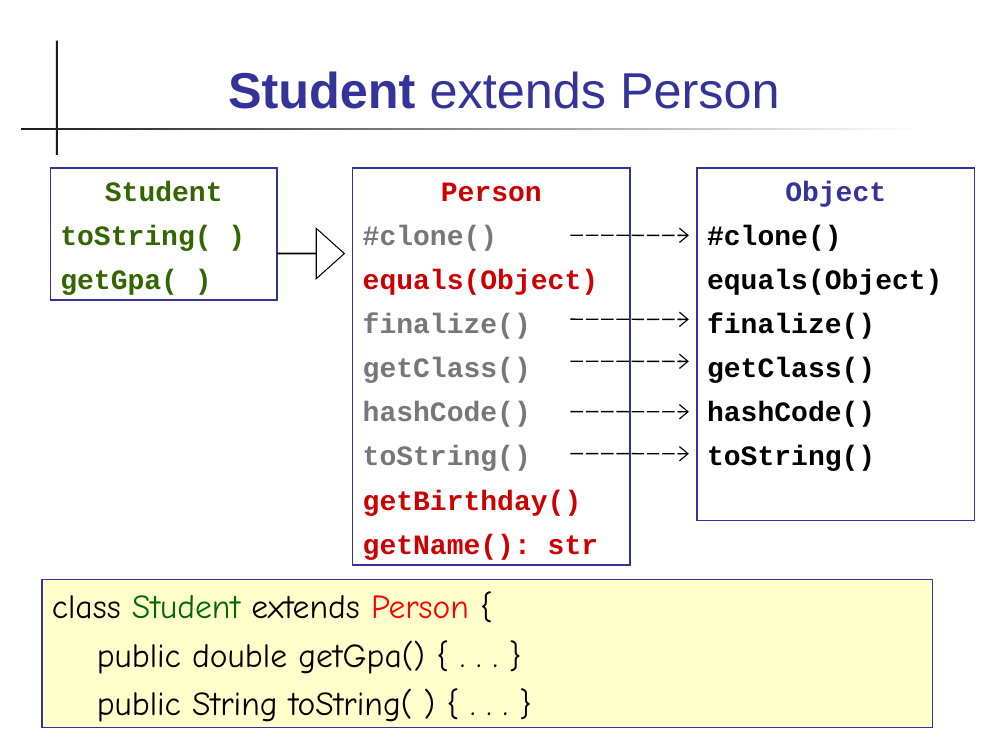
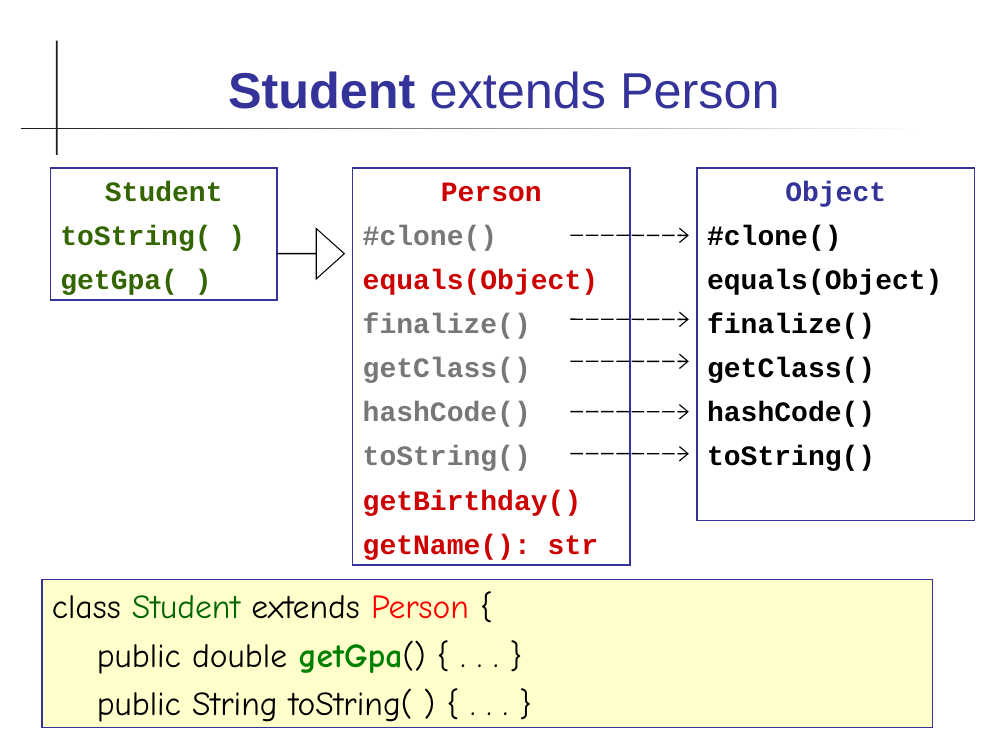
Before and after one commit to skeoop/skeoop.github.io, a slide deck: slide 6 of oop/Reference-as-Remote-Control.ppt (slide 5 before the commit). Drawn at 1008x756 pixels with LibreOffice and Linux fonts; fonts in the diff are those of the drawing. Boxes give left, top, right and bottom in pixels: in the first picture for what was removed or moved away, otherwise in the second. Text is boxed around its words. In the diff, an @@ line names an element or a change of style, - is before the commit and + after.

```diff
--- a/oop/Reference-as-Remote-Control.ppt
+++ b/oop/Reference-as-Remote-Control.ppt
@@ text in rectangle at <box>97,640,425,674</box>: text colour #000000 to #008000, bold on in "getGpa()" @@
```
Also in this commit, not shown: 5 other slides changed, 4 slides added, 2 slides removed, 2 other files.
